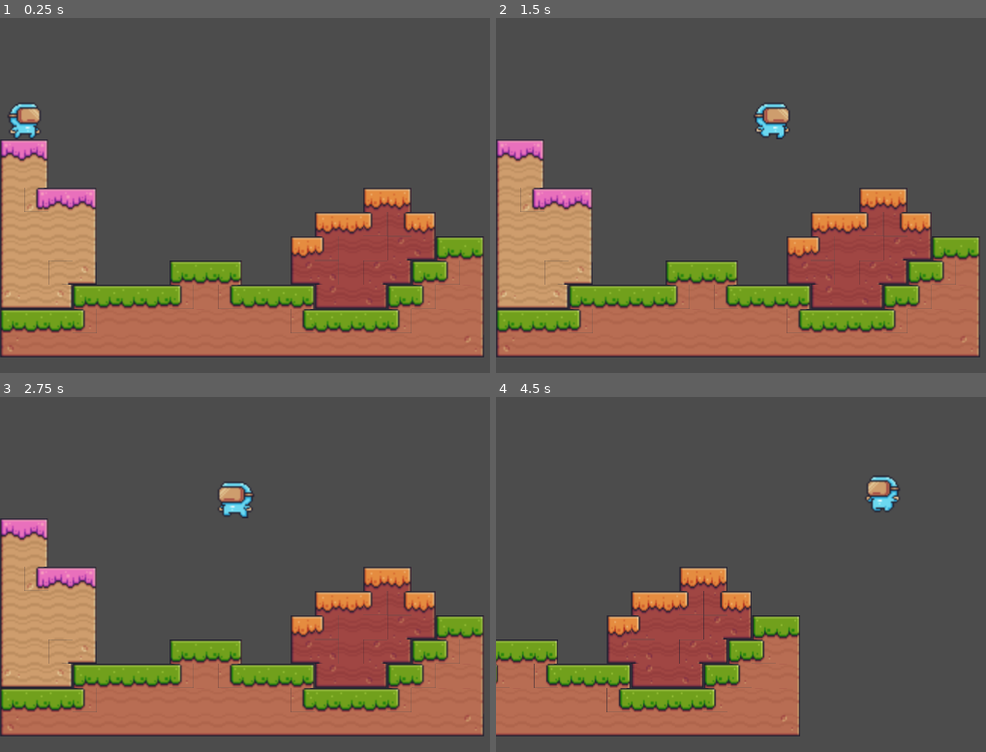
Above: before the commit, frames 1-4 (two rows, left to right).
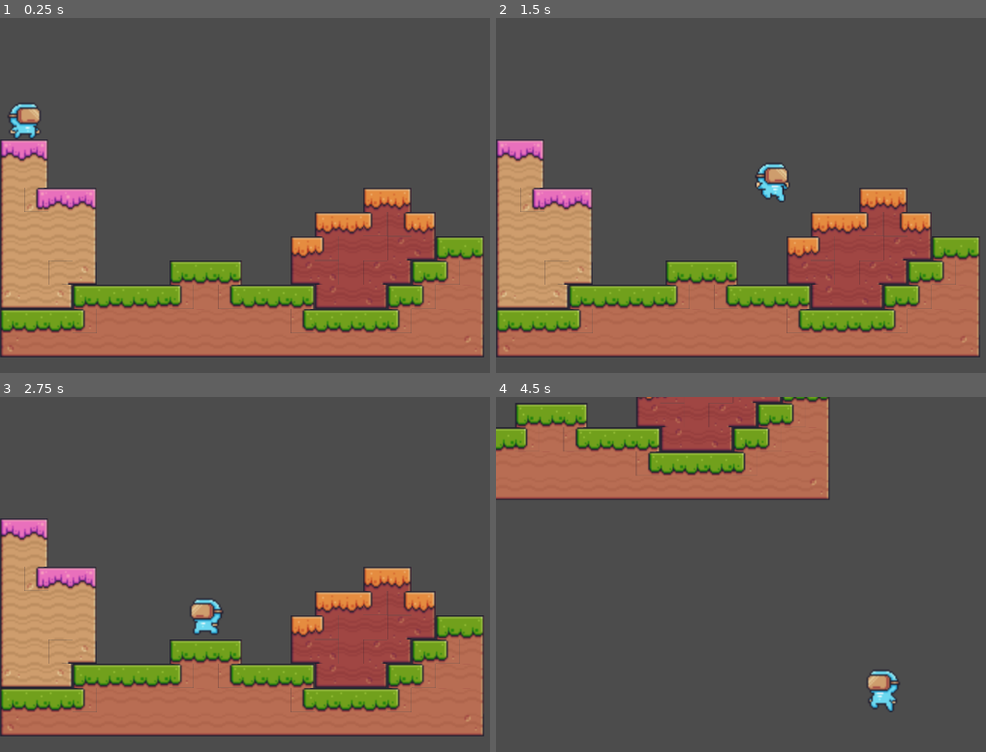
Above: after the commit, the same moments.

Repository: Andorbal/godot-codemash-2023
Game: Godot game, scene res://Scenes/Level/Level.tscn
Two runs of this game, one before a commit and one after it. Both use one fixed random seed, a clock stepped at 60 frames per second and the inputs below. The project has no main scene, so this scene is started directly.
Inputs:
- Up to frame 1 (0.25 s): no input
- Up to frame 2 (1.5 s): tap Enter (ui_accept) at 0.5, 1.35 s; hold Enter (ui_accept) 0.53-1.28 s; hold Right (ui_right) from 0.53 s (still down)
- Up to frame 3 (2.75 s): tap Enter (ui_accept) at 1.52, 1.82 s; release Right (ui_right) at 2.03 s; hold Left (ui_left) from 2.03 s (still down); hold Enter (ui_accept) from 2.03 s (still down)
- Up to frame 4 (4.5 s): release Left (ui_left) at 2.78 s; release Enter (ui_accept) at 2.78 s; hold Right (ui_right) 2.78-4.28 s; tap Enter (ui_accept) at 2.85, 3.02, 3.32, 4.35 s; hold Enter (ui_accept) 3.53-4.28 s; hold Left (ui_left) from 4.28 s (still down)

The runs differ from the first frame. In frame 2, 1.1% of the frame differs, in the area x 52-60%, y 23-52%; in frame 3, 1.1%; in frame 4, 40%, in the area x 0-83%, y 0-96%.

Commit message:
Add ability to jump and fall

Diff:
--- a/Scenes/Player/Player.gd
+++ b/Scenes/Player/Player.gd
@@ -1,4 +1,7 @@
 extends KinematicBody2D
+
+const GRAVITY = 25
+const JUMP_FORCE := 400
 
 var velocity = Vector2.ZERO
 onready var move_speed : float = 175 * scale.x
@@ -7,11 +10,9 @@
 func _physics_process(_delta):
     var move_left = Input.get_action_strength("ui_left")
     var move_right = Input.get_action_strength("ui_right")
+
     velocity.x = (move_right - move_left) * move_speed
-
-    var move_up = Input.get_action_strength("ui_up")
-    var move_down = Input.get_action_strength("ui_down")
-    velocity.y = (move_down - move_up) * move_speed
+    velocity.y += GRAVITY
 
     velocity = move_and_slide(velocity, Vector2.UP)
 
@@ -28,3 +29,7 @@
       $AnimatedSprite.play("run")
     else:
       $AnimatedSprite.play("idle")
+
+func _input(event):
+  if event.is_action_pressed("ui_accept") and is_on_floor():
+    velocity.y -= JUMP_FORCE
